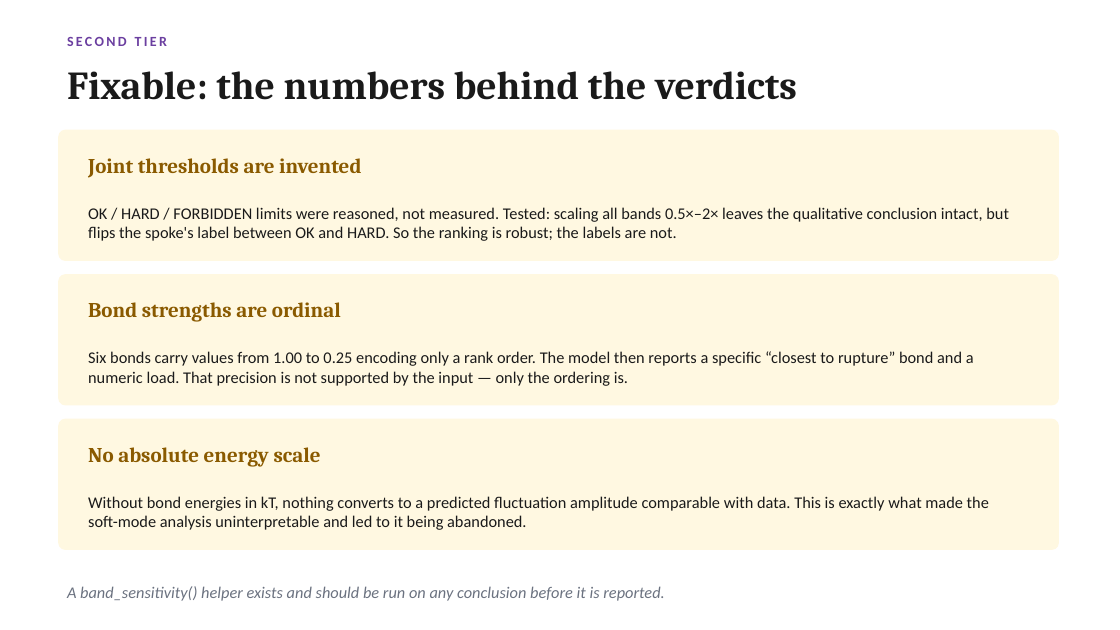
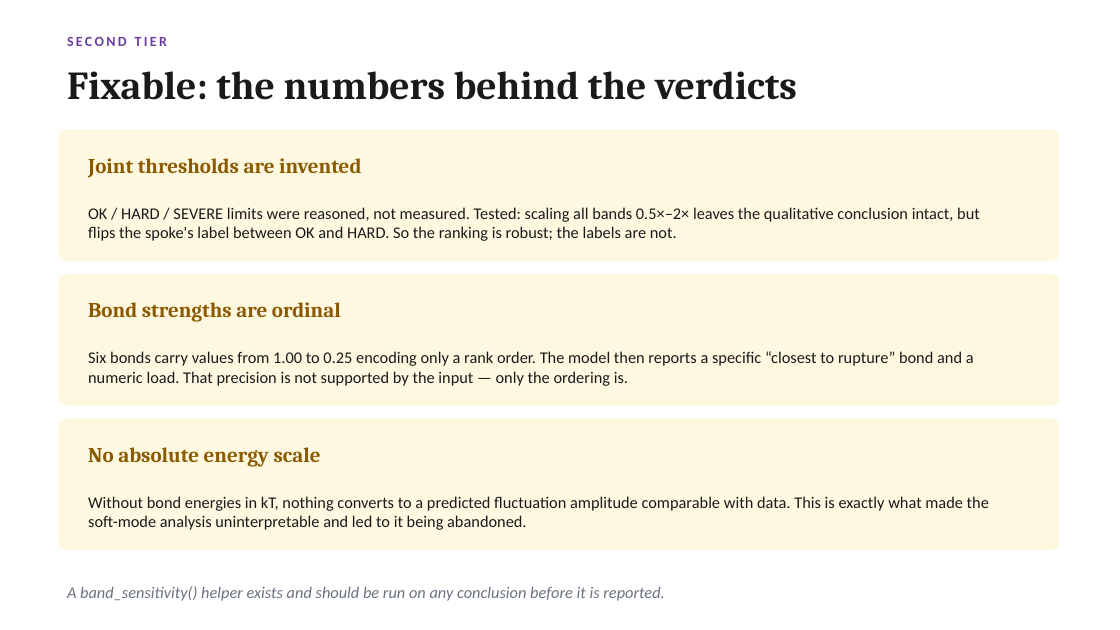
Before and after one commit to UPGON/CenGeometry, a slide deck: slide 6 of presentations/02_CenGeometry_Critical_Evaluation.pptx. Drawn at 1120x630 pixels with LibreOffice and Linux fonts; fonts in the diff are those of the drawing. Boxes give left, top, right and bottom in pixels: in the first picture for what was removed or moved away, otherwise in the second. Text is boxed around its words. In the diff, an @@ line names an element or a change of style, - is before the commit and + after.

```diff
--- a/presentations/02_CenGeometry_Critical_Evaluation.pptx
+++ b/presentations/02_CenGeometry_Critical_Evaluation.pptx
@@ text at [88,207,980,241]: text changed @@
-OK / HARD / FORBIDDEN limits were reasoned, not measured. Tested: scaling all bands 0.5×–2× leaves the qualitative conclusion intact, but flips the spoke's label between OK and HARD. So the ranking is robust; the labels are not.
+OK / HARD / SEVERE limits were reasoned, not measured. Tested: scaling all bands 0.5×–2× leaves the qualitative conclusion intact, but flips the spoke's label between OK and HARD. So the ranking is robust; the labels are not.
```
Also in this commit, not shown: 3 other files.
